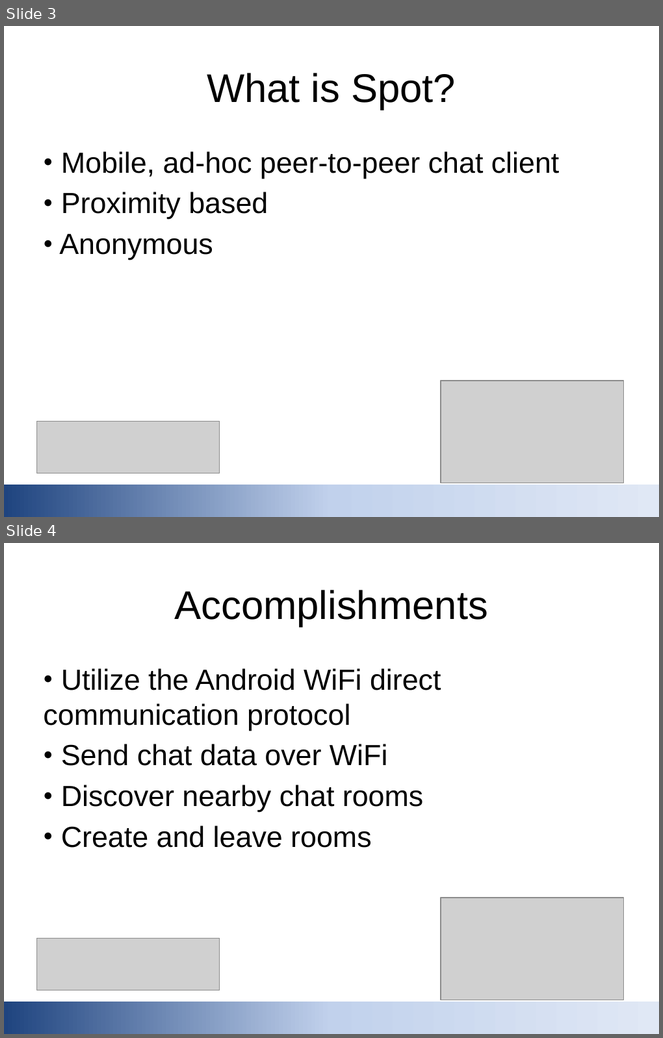
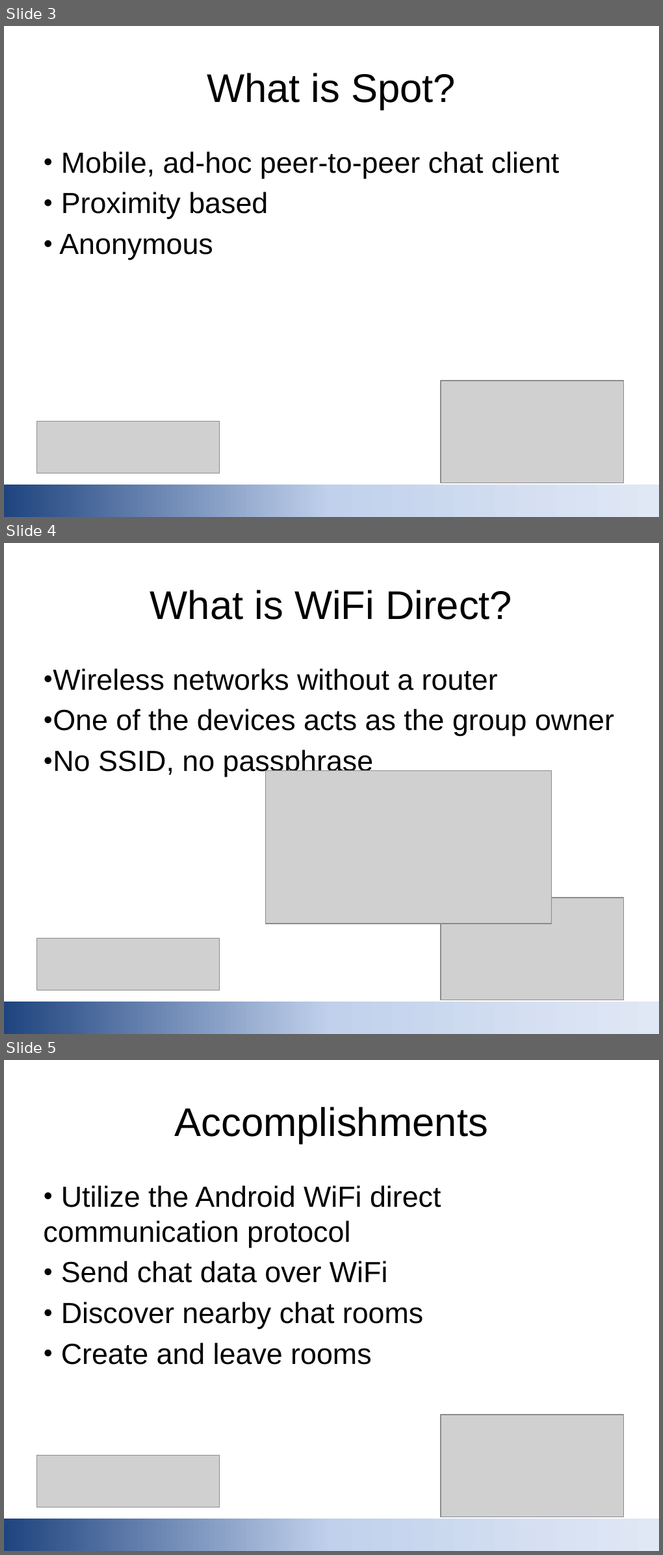
Before and after one commit to irblake/Spot, a slide deck: EndPresSlides.pptx. Shown one above the other, each under a label of ours: slides 3 and 4 before the commit, slides 3, 4 and 5 after it. The pictures are 663x1038 and 663x1555 pixels, drawn with LibreOffice and Linux fonts; fonts in the diff are those of the drawing; grey boxes stand for pictures. Boxes give left, top, right and bottom in pixels: in the first picture for what was removed or moved away, otherwise in the second. Text is boxed around its words. In the diff, an @@ line names an element or a change of style, - is before the commit and + after.

Commit message:
Add wifi direct slide to ppt

```diff
--- a/EndPresSlides.pptx
+++ b/EndPresSlides.pptx
@@ slide 4 added at [4, 543, 659, 1034], background #FFFFFF @@
@@ title added at [150, 590, 512, 620], 44 pt, text #000000 @@
+What is WiFi Direct?
@@ text added at [53, 668, 614, 777], 32 pt, text #000000 @@
+● Wireless networks without a router
+● One of the devices acts as the group owner
+● No SSID, no passphrase
@@ picture added at [265, 771, 552, 924] @@
@@ picture added at [441, 898, 624, 1001] @@
@@ picture added at [36, 938, 220, 990] @@
@@ rectangle added at [4, 1002, 659, 1034], fill gradient #1F447F to #C2D1ED to #E1E8F5 @@
@@ what was slide 4 is now slide 5 @@
```
Also in this commit, not shown: 1 slide changed.
